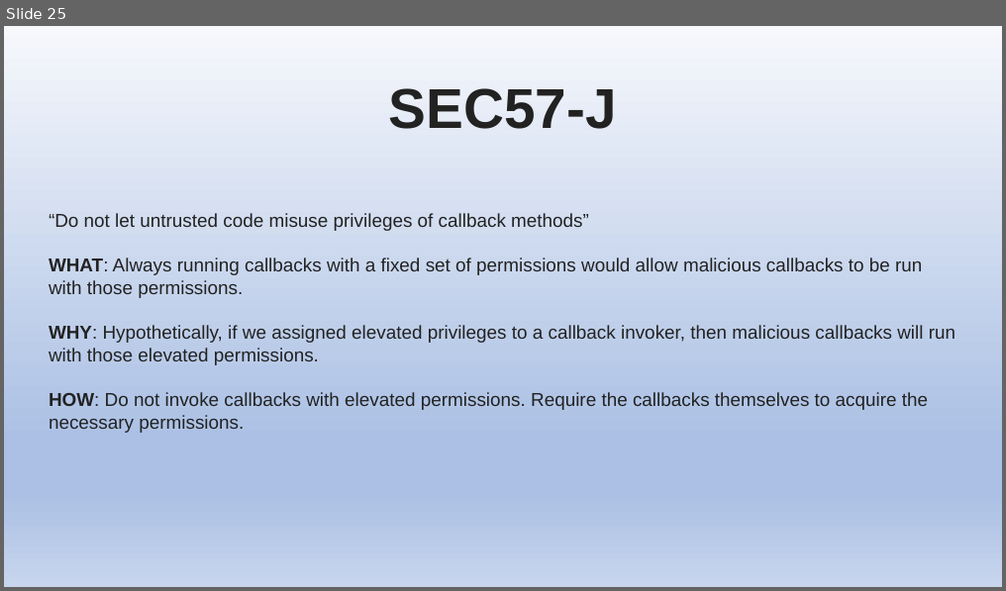
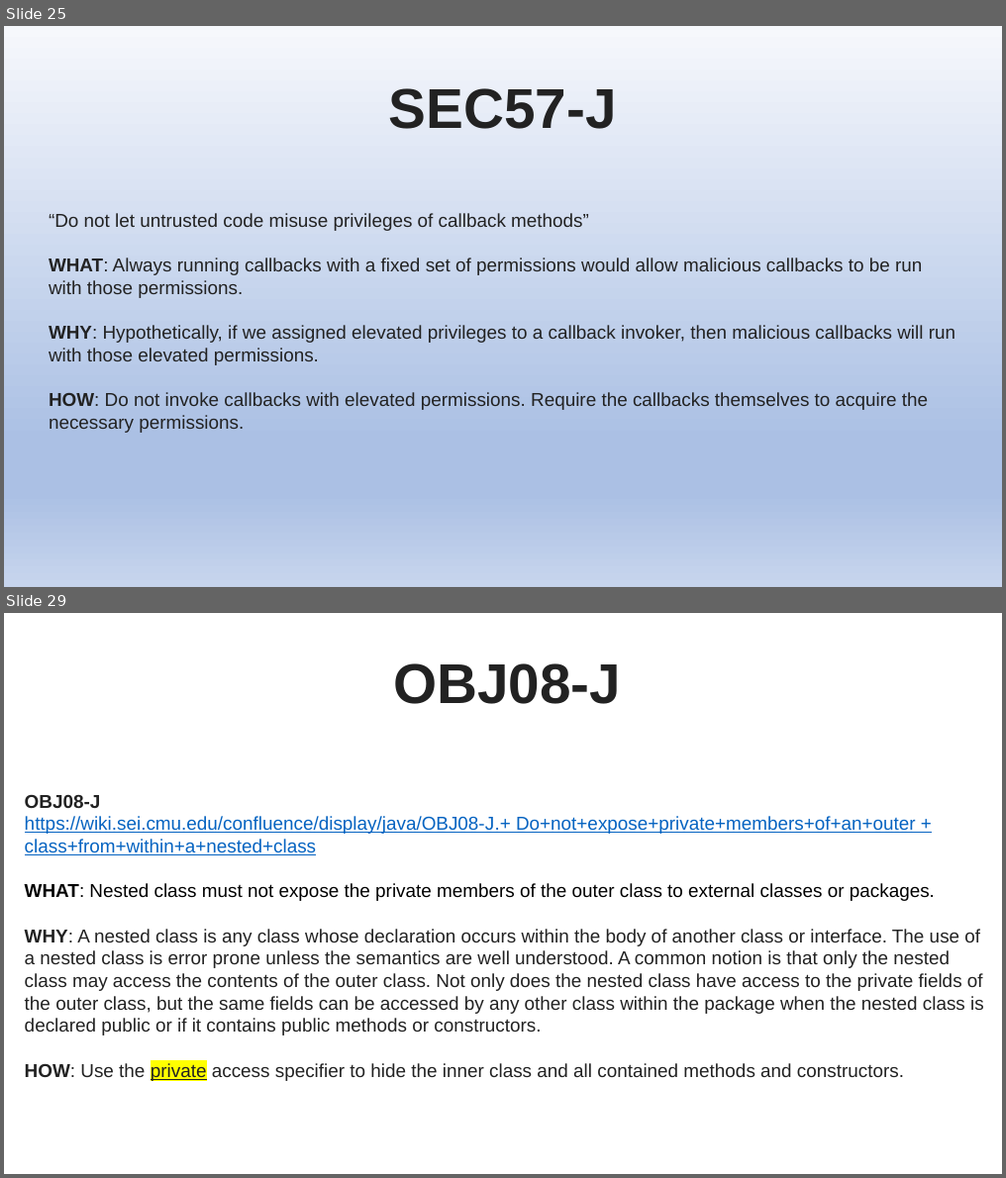
Before and after one commit to stevester94/CSC201_Project, a slide deck: Project2.pptx. Shown one above the other, each under a label of ours: slide 25 before the commit, slides 25 and 29 after it; the slides between them are not shown. The pictures are 1006x591 and 1006x1178 pixels, drawn with LibreOffice and Linux fonts; fonts in the diff are those of the drawing. Boxes give left, top, right and bottom in pixels: in the first picture for what was removed or moved away, otherwise in the second. Text is boxed around its words. In the diff, an @@ line names an element or a change of style, - is before the commit and + after.

```diff
--- a/Project2.pptx
+++ b/Project2.pptx
@@ slide 29 added at <box>4,613,1002,1174</box>, background #FFFFFF @@
@@ text added at <box>393,663,621,704</box>, 54 pt, text #222222, bold @@
+OBJ08-J
@@ text added at <box>25,795,984,1081</box>, 18 pt, text #222222 @@
+OBJ08-J
+https://wiki.sei.cmu.edu/confluence/display/java/OBJ08-J.+ Do+not+expose+private+members+of+an+outer + class+from+within+a+nested+class
+WHAT: Nested class must not expose the private members of the outer class to external classes or packages.
+WHY: A nested class is any class whose declaration occurs within the body of another class or interface. The use of a nested class is error prone unless the semantics are well understood. A common notion is that only the nested class may access the contents of the outer class. Not only does the nested class have access to the private fields of the outer class, but the same fields can be accessed by any other class within the package when the nested class is declared public or if it contains public methods or constructors.
+HOW: Use the private access specifier to hide the inner class and all contained methods and constructors.
```
Also in this commit, not shown: 6 slides changed, 7 other slides added.
